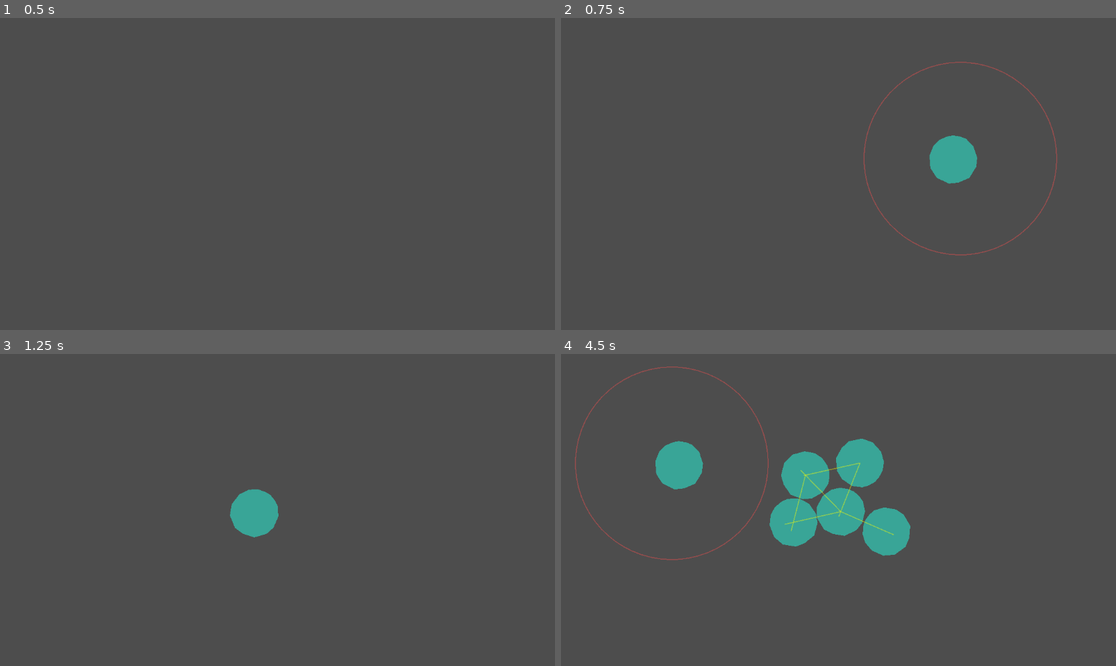
Above: before the commit, frames 1-4 (two rows, left to right).
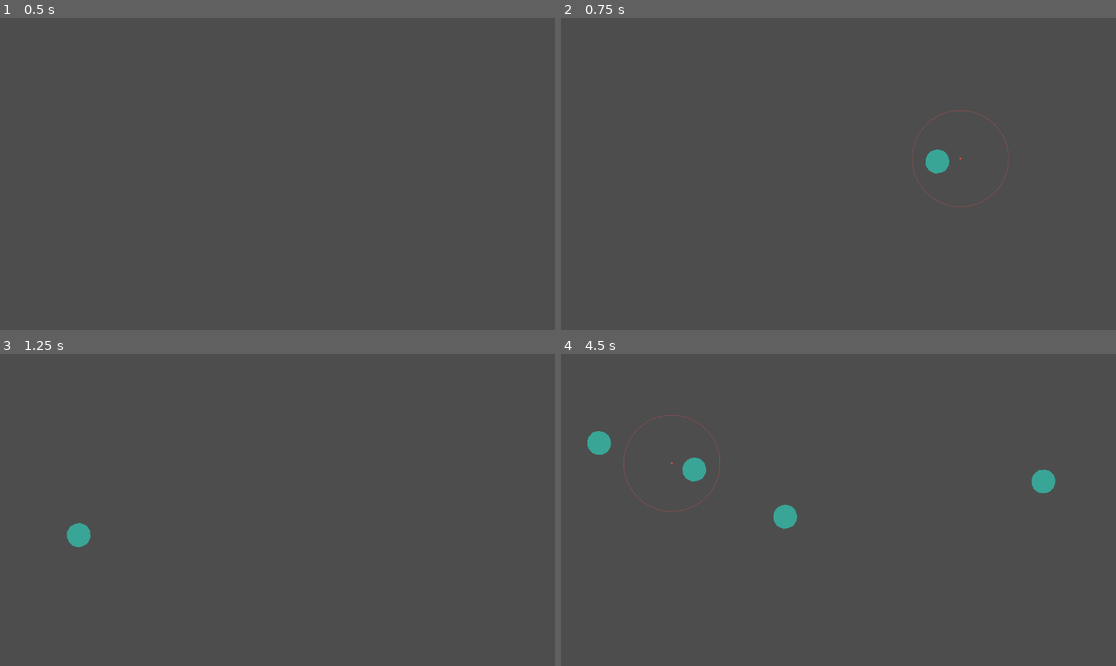
Above: after the commit, the same moments.

Repository: aeriab/testing-joints
Game: Godot game, scene res://game.tscn
The game is run twice, just before and just after one commit, with the same random seed, the same clock (stepped at 60 frames per second) and the same inputs.
Inputs (mouse positions are in pixels of both pictures, inside the frame that each line leads up to):
- Up to frame 1 (0.5 s): no input
- Up to frame 2 (0.75 s): tap Enter at 0.5 s; move the mouse to (960, 158) at 0.52 s; tap T (spawn) at 0.6 s; click (960, 158) at 0.67 s
- Up to frame 3 (1.25 s): no input
- Up to frame 4 (4.5 s): move the mouse to (727, 525) at 1.27 s; tap T (spawn) every 0.75 s from 1.35 to 4.35 s; click (727, 525) at 1.42 s; move the mouse to (894, 441) at 2.02 s; click (894, 441) at 2.17 s; move the mouse to (810, 572) at 2.77 s; click (810, 572) at 2.92 s; move the mouse to (1005, 556) at 3.52 s; click (1005, 556) at 3.67 s; move the mouse to (672, 463) at 4.27 s; click (672, 463) at 4.42 s

Frame 1 is identical in both runs. In frame 2, 1.4% of the frame differs, in the area x 54-90%, y 14-77%; in frame 3, 1.3%; in frame 4, 6.8%, in the area x 2-90%, y 4-67%.

Commit message:
Very good prospect for springy stone connections

Diff:
--- a/Stone.gd
+++ b/Stone.gd
@@ -24,6 +24,11 @@
 @export var rope_joint_scene: PackedScene
 @export var separation: float = 0
 @export var connection_buffer: float = 150.0
+
+@export_group("Spring", "_spring")
+@export var spring_stiffness: float = 500.0
+@export var spring_damping: float = 5.0
+
 var radius: float = 50
 
 var connected_bodies: Array[RigidBody2D] = []
@@ -41,5 +46,5 @@
 				rope_joint.body2 = body
 				rope_joint.pull_back_distance = joint_distance
 				rope_joint.disconnect_distance = joint_distance + 5.0
-				rope_joint.spring_stiffness = 50.0
-				rope_joint.spring_damping = 5.0
+				rope_joint.spring_stiffness = spring_stiffness
+				rope_joint.spring_damping = spring_damping
--- a/game.tscn
+++ b/game.tscn
@@ -51,6 +51,7 @@
 polygon = PackedVector2Array(-150, 0, 0, 0, 3189, 0, 3189, 1851, -4639, 1766, -4647, 1)
 
 [node name="Camera2D" type="Camera2D" parent="." unique_id=475873295]
+zoom = Vector2(0.5, 0.5)
 
 [node name="SpawnRigidBodies" type="Node2D" parent="." unique_id=1480068635]
 script = ExtResource("1_80nbo")
@@ -100,7 +101,7 @@
 
 [node name="StaticBody2D2" type="StaticBody2D" parent="." unique_id=1313090334]
 process_mode = 4
-position = Vector2(854, -308)
+position = Vector2(4138, -346)
 script = ExtResource("3_feb5d")
 
 [node name="CollisionPolygon2D" type="CollisionPolygon2D" parent="StaticBody2D2" unique_id=1890608250]
@@ -111,4 +112,4 @@
 
 [node name="MagicForce" type="Node2D" parent="." unique_id=1798878521]
 script = ExtResource("4_fc0e3")
-force_strength = 6000.0
+force_strength = 60000.0
